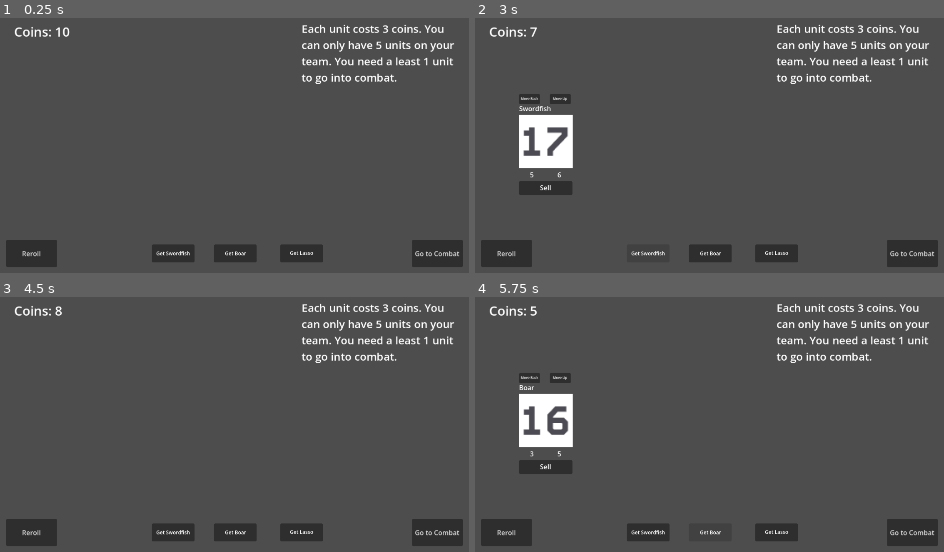
Above: before the commit, frames 1-4 (two rows, left to right).
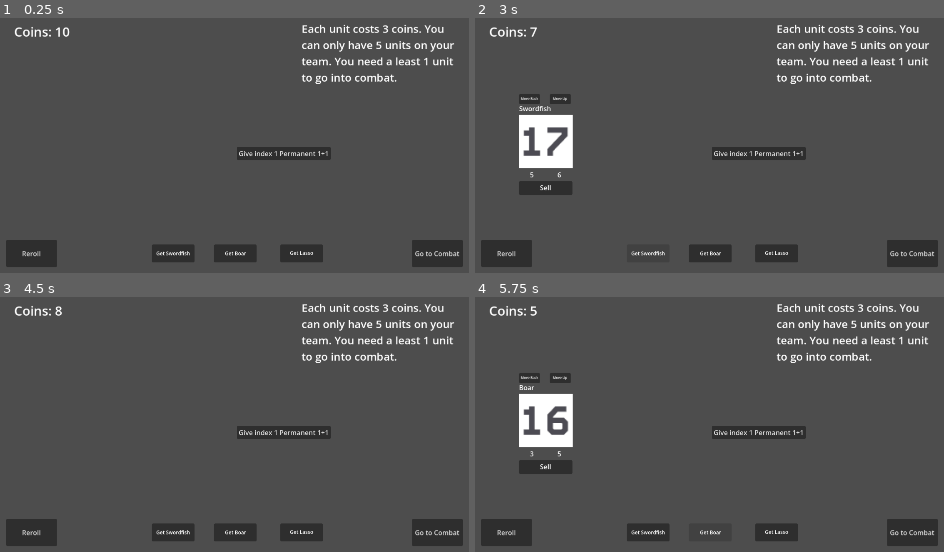
Above: after the commit, the same moments.

Repository: skeeeth/HACKER_AUTO_PETS
Game: Godot game, scene res://Scenes/ShopScene.tscn
The game is run twice, just before and just after one commit, with the same random seed, the same clock (stepped at 60 frames per second) and the same inputs. The engine's default icon, where the game draws it, is replaced by a stand-in: a white triangle on a blue panel in a dark square.
Inputs (mouse positions are in pixels of both pictures, inside the frame that each line leads up to):
- Up to frame 1 (0.25 s): no input
- Up to frame 2 (3 s): click (761, 153) at 0.5 s, where only the run after the commit has a clickable "Give index 1 Permanent 1+1"; click "Go to Combat" at 1.25 s; click "Go to Combat" at 2 s; click "Get Swordfish" at 2.75 s
- Up to frame 3 (4.5 s): click "Move Up" at 3.5 s; click "Sell" at 4.25 s
- Up to frame 4 (5.75 s): click "Get Boar" at 5 s

The runs differ from the first frame. In frame 1, 1.0% of the frame differs, in the area x 50-71%, y 50-56%; in frame 2, 1.0%; in frame 3, 1.0%; in frame 4, 1.0%.
Error after the commit: Invalid access to property or key 'attack' on a base object of type 'Nil'. (res://Scripts/test_apple_button.gd:7)

Commit message:
Test of basic permanent scaling reflection
has a temp button to give the front unit stats and changed all unit data to be unique to scene so that only that instance gets those stats, and has shop scene save all stat changes to autoload data

Diff:
--- a/Resources/UnitData.gd
+++ b/Resources/UnitData.gd
@@ -6,4 +6,6 @@
 @export var health : int = 2
 @export var effect : EffectData
 
+@export var shift : int = 0
+
 #also have sprite and name and shit
--- a/Resources/Units/ACID_BURN.tres
+++ b/Resources/Units/ACID_BURN.tres
@@ -4,6 +4,7 @@
 [ext_resource type="Script" uid="uid://6i4niaslfrq8" path="res://Resources/UnitData.gd" id="1_u8t47"]
 
 [resource]
+resource_local_to_scene = true
 script = ExtResource("1_u8t47")
 unit_name = "ACID BURN"
 attack = 0
--- a/Resources/Units/Altar.tres
+++ b/Resources/Units/Altar.tres
@@ -4,6 +4,7 @@
 [ext_resource type="Script" uid="uid://6i4niaslfrq8" path="res://Resources/UnitData.gd" id="1_sk7pr"]
 
 [resource]
+resource_local_to_scene = true
 script = ExtResource("1_sk7pr")
 unit_name = "Altar"
 attack = 4
--- a/Resources/Units/Boar.tres
+++ b/Resources/Units/Boar.tres
@@ -4,6 +4,7 @@
 [ext_resource type="Script" uid="uid://6i4niaslfrq8" path="res://Resources/UnitData.gd" id="2_8jedi"]
 
 [resource]
+resource_local_to_scene = true
 script = ExtResource("2_8jedi")
 unit_name = "Boar"
 attack = 3
--- a/Resources/Units/Camel.tres
+++ b/Resources/Units/Camel.tres
@@ -4,6 +4,7 @@
 [ext_resource type="Resource" uid="uid://mlo62bw7m14u" path="res://Resources/Effects/CamelEffect.tres" id="1_diqpq"]
 
 [resource]
+resource_local_to_scene = true
 script = ExtResource("1_8ijy0")
 unit_name = "Camel"
 attack = 3
--- a/Resources/Units/Elephant.tres
+++ b/Resources/Units/Elephant.tres
@@ -4,6 +4,7 @@
 [ext_resource type="Script" uid="uid://6i4niaslfrq8" path="res://Resources/UnitData.gd" id="1_uq7y6"]
 
 [resource]
+resource_local_to_scene = true
 script = ExtResource("1_uq7y6")
 unit_name = "Elephant"
 health = 5
--- a/Resources/Units/Genesis Harmonic.tres
+++ b/Resources/Units/Genesis Harmonic.tres
@@ -4,6 +4,7 @@
 [ext_resource type="Script" uid="uid://6i4niaslfrq8" path="res://Resources/UnitData.gd" id="4_ehyos"]
 
 [resource]
+resource_local_to_scene = true
 script = ExtResource("4_ehyos")
 unit_name = "Harmonic"
 attack = 3
--- a/Resources/Units/Lasso.tres
+++ b/Resources/Units/Lasso.tres
@@ -4,6 +4,7 @@
 [ext_resource type="Resource" uid="uid://v3n0q3lq60l0" path="res://Resources/Effects/LassoEffect.tres" id="1_wgph8"]
 
 [resource]
+resource_local_to_scene = true
 script = ExtResource("1_2xymg")
 unit_name = "Lasso"
 attack = 4
--- a/Resources/Units/Swordfish.tres
+++ b/Resources/Units/Swordfish.tres
@@ -4,6 +4,7 @@
 [ext_resource type="Resource" uid="uid://cpchlpdei8wap" path="res://Resources/Effects/SwordfishEffect.tres" id="1_ges2t"]
 
 [resource]
+resource_local_to_scene = true
 script = ExtResource("1_ebybt")
 unit_name = "Swordfish"
 attack = 5
--- a/Resources/Units/The Sickness.tres
+++ b/Resources/Units/The Sickness.tres
@@ -4,6 +4,7 @@
 [ext_resource type="Resource" uid="uid://5dmr2ejvk8a7" path="res://Resources/Effects/SummonVat.tres" id="1_y101q"]
 
 [resource]
+resource_local_to_scene = true
 script = ExtResource("1_sawal")
 unit_name = "The Sickness"
 attack = 4
--- a/Resources/Units/Trojan.tres
+++ b/Resources/Units/Trojan.tres
@@ -4,6 +4,7 @@
 [ext_resource type="Resource" uid="uid://cavdj700pb1wi" path="res://Resources/Effects/TrojanEffect.tres" id="1_jlsbo"]
 
 [resource]
+resource_local_to_scene = true
 script = ExtResource("1_ctcvu")
 unit_name = "Trojan"
 attack = 1
--- a/Scenes/ShopScene.tscn
+++ b/Scenes/ShopScene.tscn
@@ -9,6 +9,7 @@
 [ext_resource type="Resource" uid="uid://y0ok33p8i555" path="res://Resources/Units/Lasso.tres" id="7_1qm6p"]
 [ext_resource type="Resource" uid="uid://d00wio1brnija" path="res://Resources/Units/Boar.tres" id="8_1itlx"]
 [ext_resource type="Resource" uid="uid://c6oxu8so4paxj" path="res://Resources/Units/ACID_BURN.tres" id="8_k8c1k"]
+[ext_resource type="Script" uid="uid://b2eyvdg5emr6k" path="res://Scripts/test_apple_button.gd" id="10_k8c1k"]
 
 [sub_resource type="LabelSettings" id="LabelSettings_x7s06"]
 font_size = 12
@@ -130,8 +131,16 @@
 vertical_alignment = 1
 autowrap_mode = 2
 
+[node name="Test Apple Button" type="Button" parent="." unique_id=770641714 node_paths=PackedStringArray("shop")]
+offset_right = 8.0
+offset_bottom = 8.0
+text = "Give index 1 Permanent 1+1"
+script = ExtResource("10_k8c1k")
+shop = NodePath("..")
+
 [connection signal="pressed" from="Buttons/PurchaseUnitButton1" to="Buttons/PurchaseUnitButton1" method="_on_button_pressed"]
 [connection signal="pressed" from="Buttons/PurchaseUnitButton2" to="Buttons/PurchaseUnitButton2" method="_on_button_pressed"]
 [connection signal="pressed" from="Buttons/PurchaseUnitButton3" to="Buttons/PurchaseUnitButton3" method="_on_button_pressed"]
 [connection signal="pressed" from="Buttons/CombatSceneButton" to="." method="_go_to_combat_scene"]
 [connection signal="pressed" from="Buttons/RerollButton" to="." method="_reroll"]
+[connection signal="pressed" from="Test Apple Button" to="Test Apple Button" method="_on_pressed"]
--- a/Scripts/shop_scene.gd
+++ b/Scripts/shop_scene.gd
@@ -88,6 +88,7 @@
 
 func _go_to_combat_scene() -> void:
 	if PlayerUnitsContainer.ally_unit_list.size() != 0:
+		save_stats_to_data()
 		get_tree().change_scene_to_file(combat_scene_file_path)
 	elif PlayerUnitsContainer.ally_unit_list.size() == 0 and coins < 3:
 		print("No units and no coins? Here is some money.")
@@ -114,3 +115,15 @@
 	else:
 		unit_holder.move_child(unit, unit.get_index() + 1)
 		print(unit.name_label.text, ": ", unit.object_index)
+
+
+func save_stats_to_data():
+	PlayerUnitsContainer.ally_unit_list.clear()
+
+	##iterating on unit holder has less type safety than player stack
+	## but player stack doesn't reflect movement
+	for u in unit_holder.get_children():
+		u.unit_data.attack = u.attack
+		u.unit_data.health = u.health
+		PlayerUnitsContainer.add_unit_to_list(u.unit_data)
+	pass
--- /dev/null
+++ b/Scripts/test_apple_button.gd
@@ -0,0 +1,11 @@
+extends Button
+
+@export var shop : ShopManager
+
+func _on_pressed() -> void:
+	var target_unit:CombatUnitControl = shop.unit_holder.get_children().front()
+	target_unit.attack += 1
+	target_unit.health += 1
+
+
+	pass # Replace with function body.
Renamed: Resources/Units/Unit1.tres -> Resources/Units/Depricated/Unit1.tres
Renamed: Resources/Units/Unit2.tres -> Resources/Units/Depricated/Unit2.tres
Renamed: Resources/Units/Unit3.tres -> Resources/Units/Depricated/Unit3.tres
Renamed: Resources/Units/Unit4.tres -> Resources/Units/Depricated/Unit4.tres
Not shown, added: Scripts/test_apple_button.gd.uid
